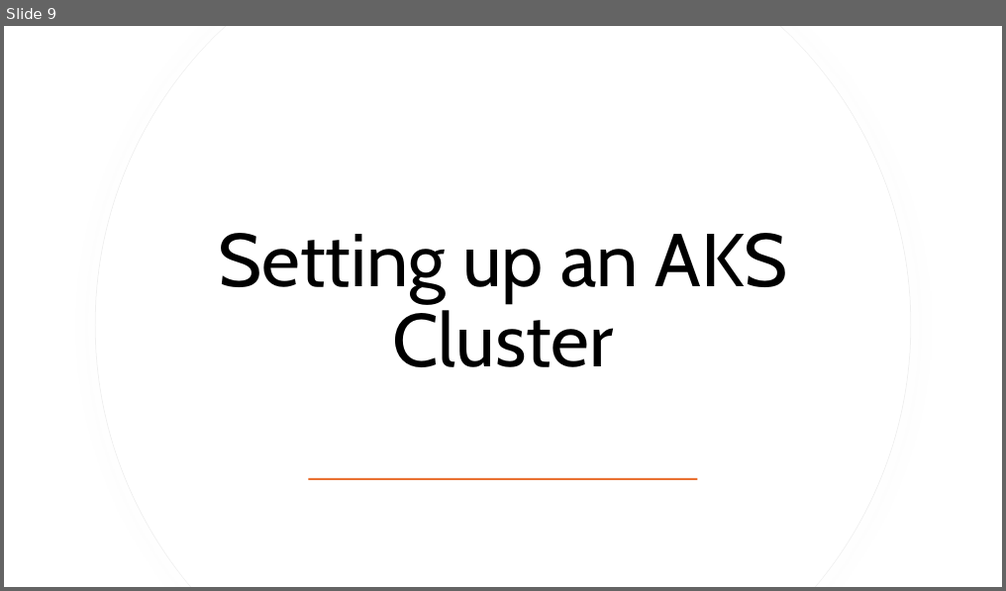
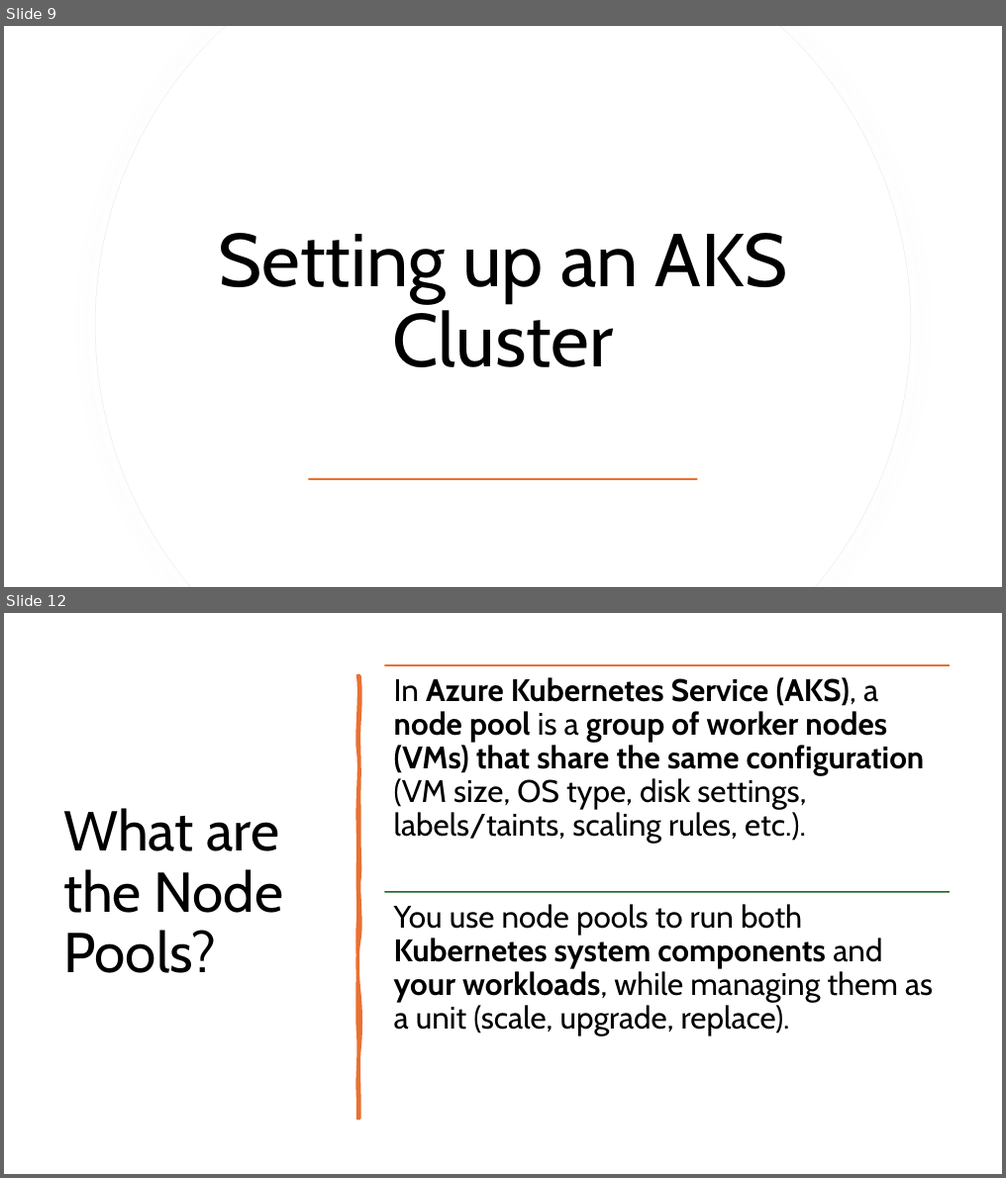
Before and after one commit to fhbilgen/AKSWorkshop, a slide deck: AKS.pptx. Shown one above the other, each under a label of ours: slide 9 before the commit, slides 9 and 12 after it; the slides between them are not shown. The pictures are 1006x591 and 1006x1178 pixels, drawn with LibreOffice and Linux fonts; fonts in the diff are those of the drawing. Boxes give left, top, right and bottom in pixels: in the first picture for what was removed or moved away, otherwise in the second. Text is boxed around its words. In the diff, an @@ line names an element or a change of style, - is before the commit and + after.

```diff
--- a/AKS.pptx
+++ b/AKS.pptx
@@ slide 12 added at [4,613,1002,1174], background #FFFFFF @@
@@ freeform shape added at [358,676,359,1119], fill #E97132, outline #E97132 3.25 pt @@
@@ title added at [63,808,284,973], 54 pt, text #000000 @@
+What are the Node Pools?
@@ group added at [384,665,949,1036]: 2 lines, 2 texts @@
+In Azure Kubernetes Service (AKS), a node pool is a group of worker nodes (VMs) that share the same configuration (VM size, OS type, disk settings, labels/taints, scaling rules, etc.).
+You use node pools to run both Kubernetes system components and your workloads, while managing them as a unit (scale, upgrade, replace).
```
Also in this commit, not shown: 1 slide changed, 7 other slides added.
